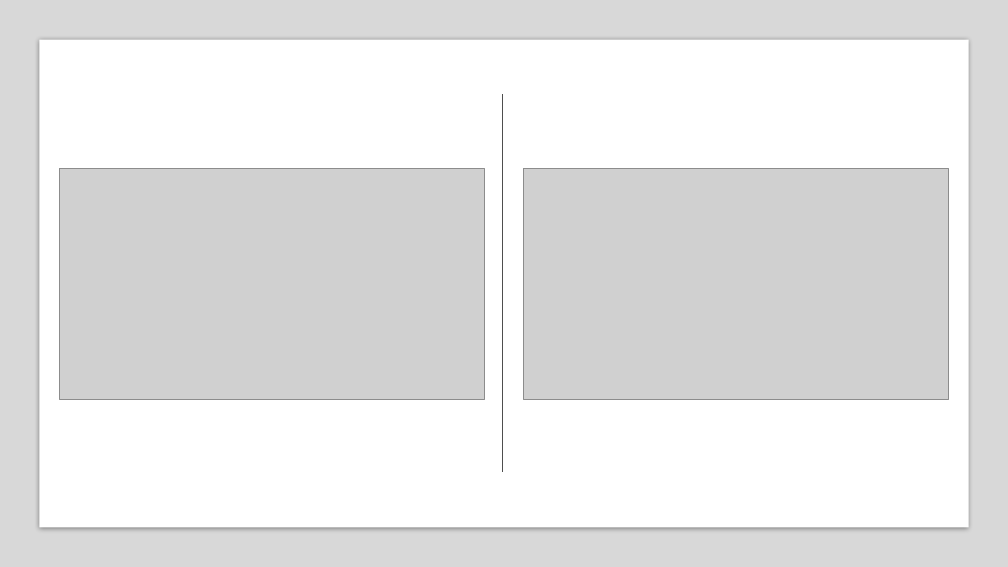
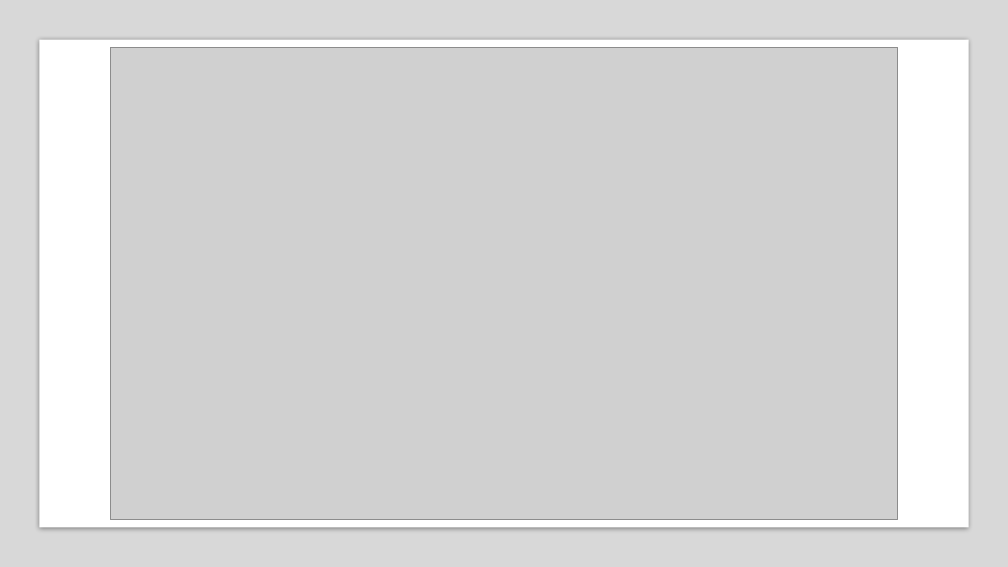
Before and after one commit to sarahmissimer/breweries-middletn, a slide deck: slide 13 of presentation/Breweries Capstone.pptm (slide 12 before the commit). Drawn at 1008x567 pixels with LibreOffice and Linux fonts; fonts in the diff are those of the drawing; grey boxes stand for pictures. Boxes give left, top, right and bottom in pixels: in the first picture for what was removed or moved away, otherwise in the second. Text is boxed around its words. In the diff, an @@ line names an element or a change of style, - is before the commit and + after.

```diff
--- a/presentation/Breweries Capstone.pptm
+++ b/presentation/Breweries Capstone.pptm
@@ picture added at (110, 47, 898, 520) @@
@@ line removed from (503, 95) to (503, 473) @@
@@ picture removed at (60, 168, 484, 399) @@
@@ picture removed at (524, 168, 948, 399) @@
```
Also in this commit, not shown: 3 other slides changed, 7 slides added, 1 slide removed, 2 other files.
